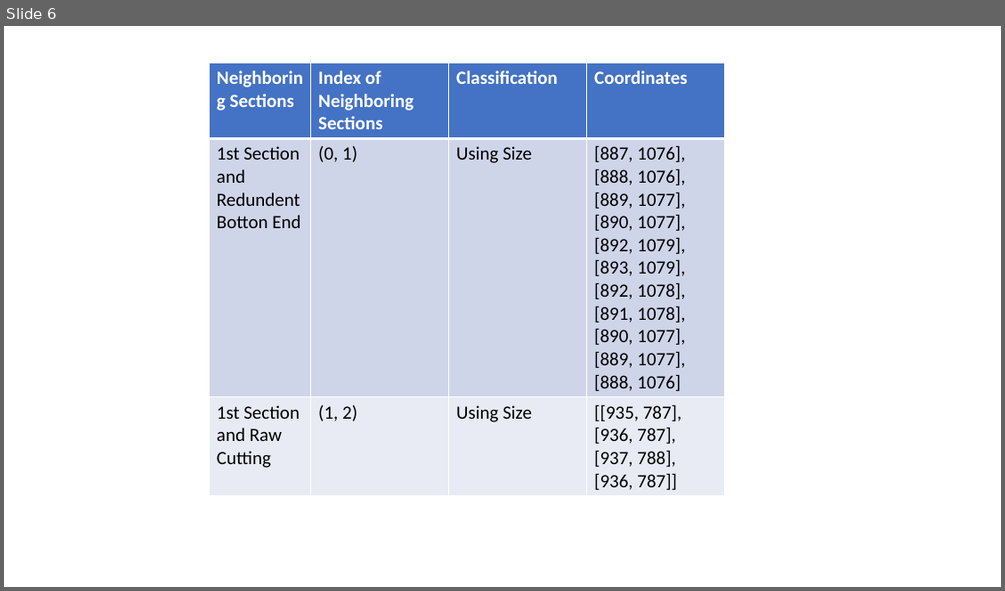
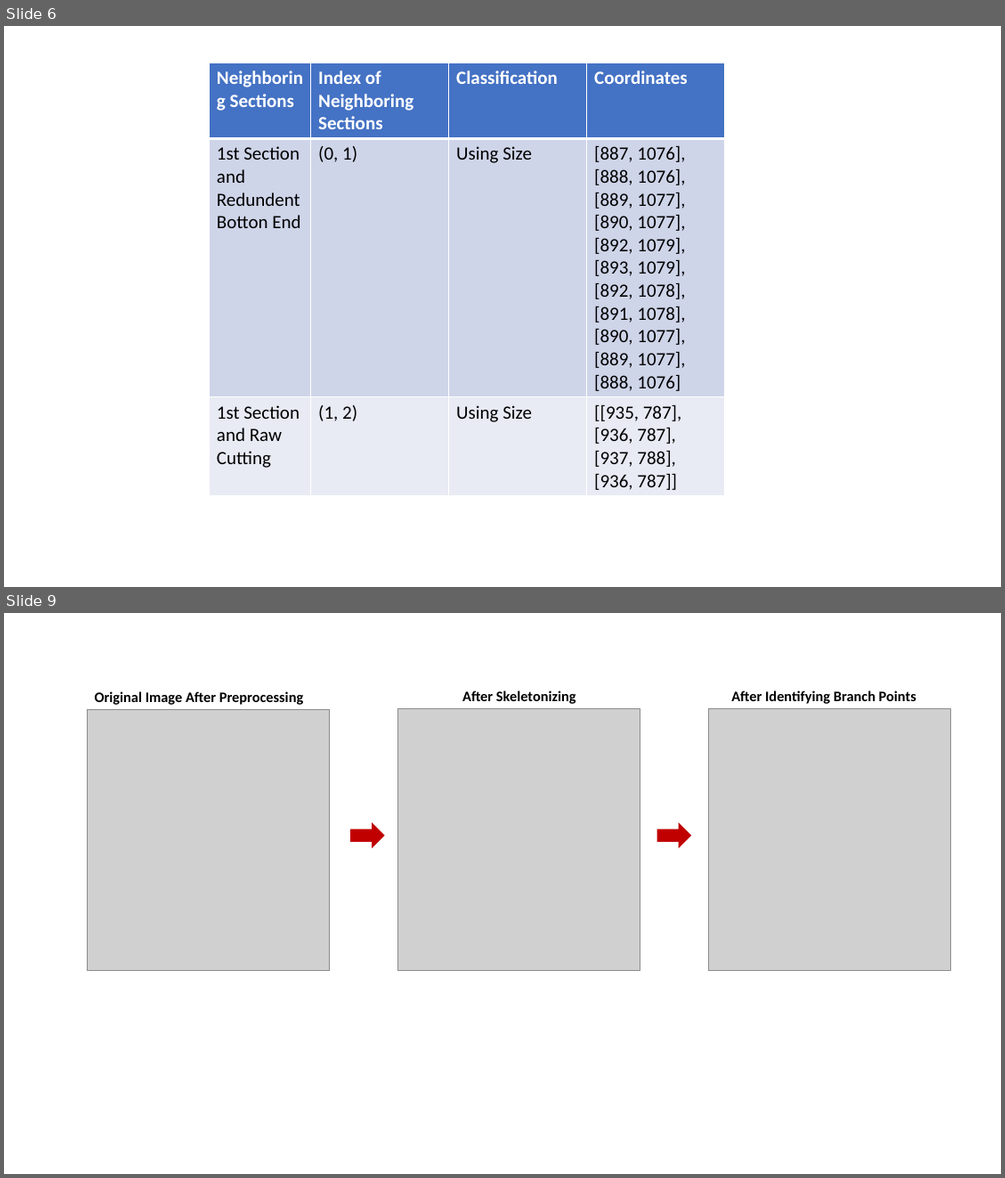
Before and after one commit to HasithDasa/Masters-Project-2023, a slide deck: Report/Documentation/Images/figures.pptx. Shown one above the other, each under a label of ours: slide 6 before the commit, slides 6 and 9 after it; the slides between them are not shown. The pictures are 1005x591 and 1005x1178 pixels, drawn with LibreOffice and Linux fonts; fonts in the diff are those of the drawing; grey boxes stand for pictures. Boxes give left, top, right and bottom in pixels: in the first picture for what was removed or moved away, otherwise in the second. Text is boxed around its words. In the diff, an @@ line names an element or a change of style, - is before the commit and + after.

```diff
--- a/Report/Documentation/Images/figures.pptx
+++ b/Report/Documentation/Images/figures.pptx
@@ slide 9 added at box(4, 613, 1001, 1174), background #FFFFFF @@
@@ group added at box(87, 690, 951, 971): 3 pictures, 3 texts, 2 right arrows @@
+Original Image After Preprocessing
+After Skeletonizing
+After Identifying Branch Points
```
Also in this commit, not shown: 1 slide changed, 2 other slides added, 1 slide removed, 11 other files.
